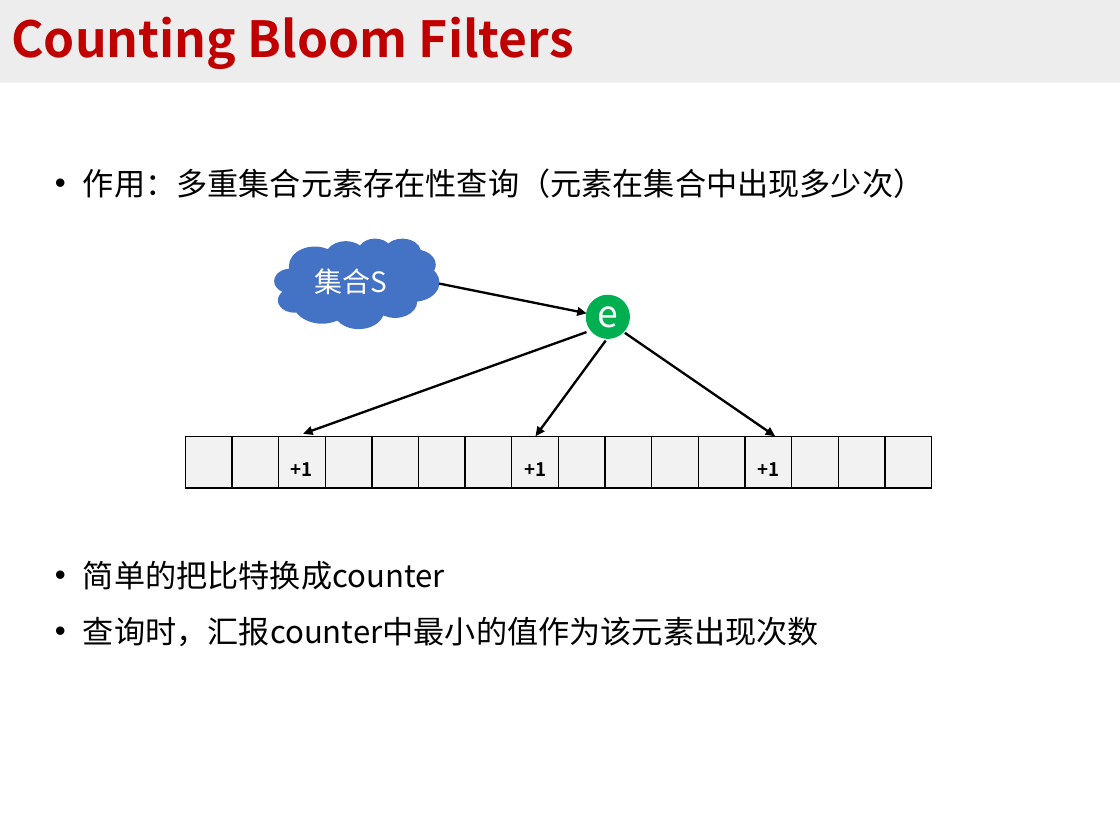
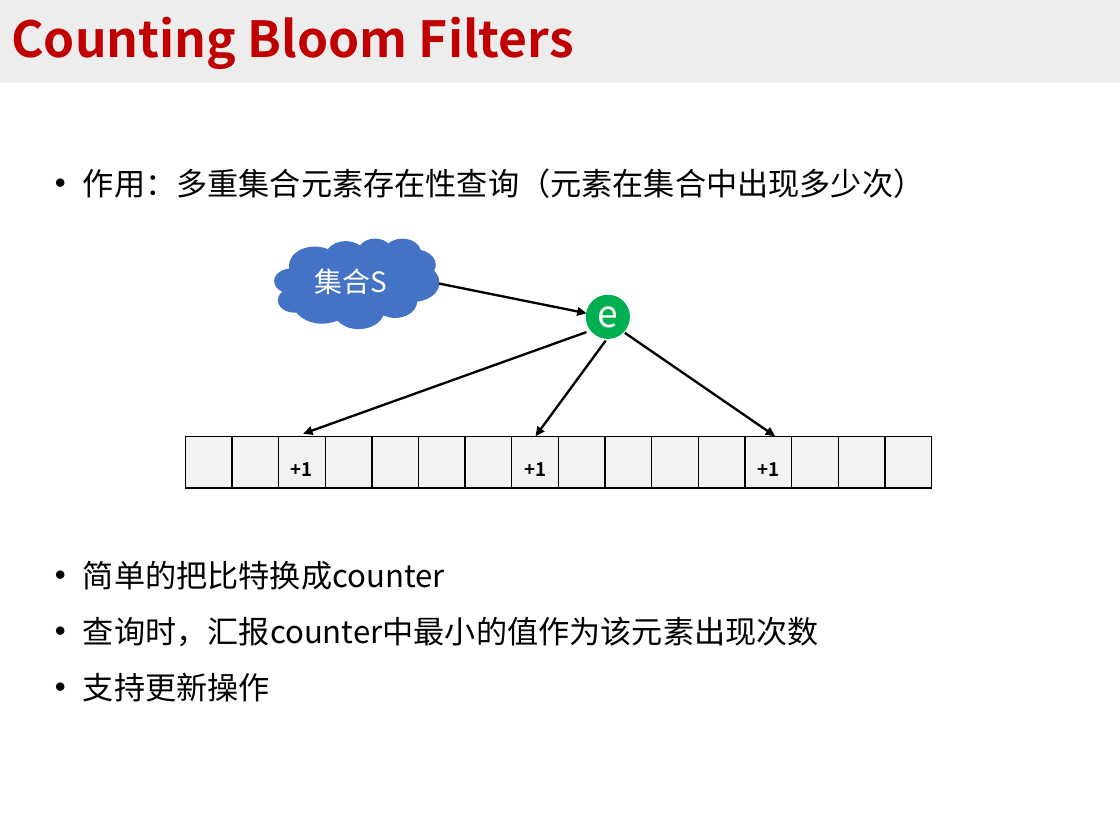
Before and after one commit to BlockLiu/Algorithms-for-Per-flow-Measurement, a slide deck: slide 4 of 常见sketch算法.pptx (slide 8 before the commit). Drawn at 1120x840 pixels with LibreOffice and Linux fonts; fonts in the diff are those of the drawing. Boxes give left, top, right and bottom in pixels: in the first picture for what was removed or moved away, otherwise in the second. Text is boxed around its words. In the diff, an @@ line names an element or a change of style, - is before the commit and + after.

```diff
--- a/常见sketch算法.pptx
+++ b/常见sketch算法.pptx
@@ text at (83, 673, 270, 702): paragraph added @@
+• 支持更新操作
```
Also in this commit, not shown: 3 other slides changed, 13 slides added, 1 slide removed, 16 other files.
